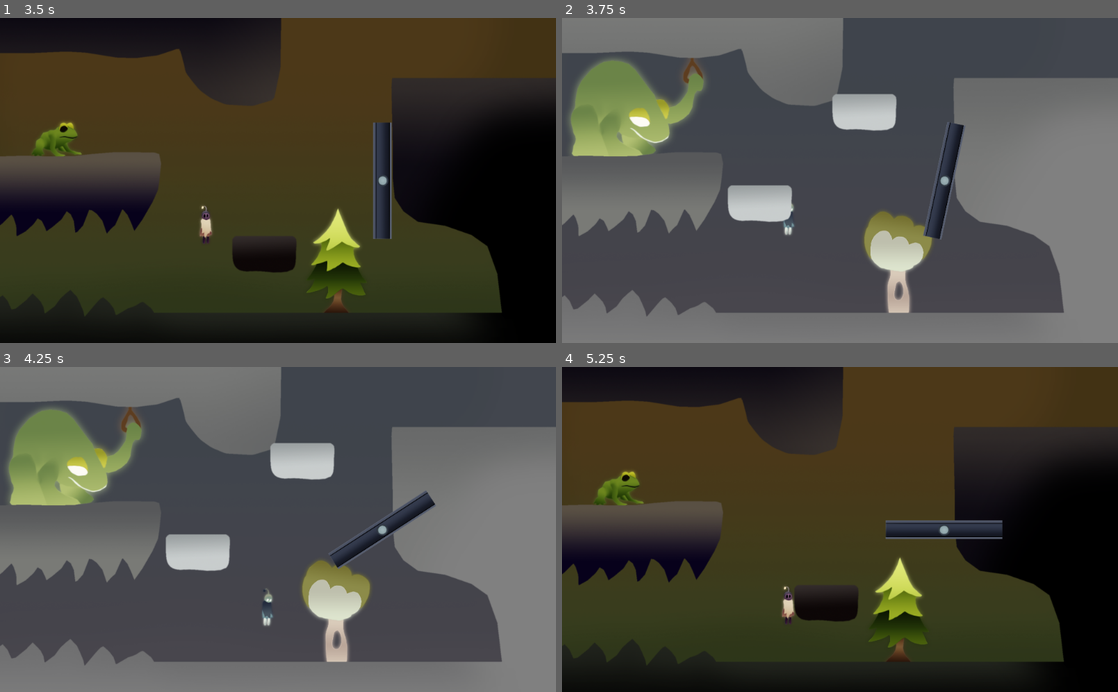
Above: before the commit, frames 1-4 (two rows, left to right).
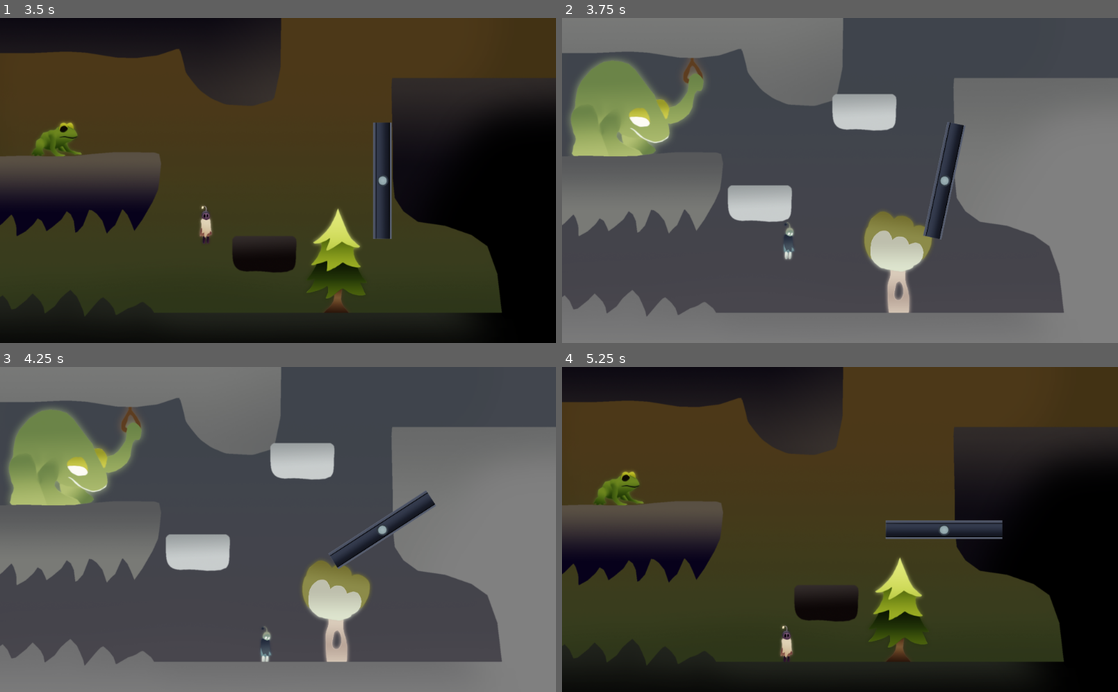
Above: after the commit, the same moments.

Repository: Dimension-Omega/misty-marshes
Game: Godot game, scene res://data/main/Main.tscn
Same seed, same stepped clock (60 frames per second), same inputs: the game is played once before the commit and once after it.
Inputs:
- Up to frame 1 (3.5 s): tap Enter at 0.5 s; hold Space (duality) 0.53-1.28 s; hold Right (right) 0.53-2.03 s; tap Up (jump) at 0.77, 1.52, 3.02 s; tap Space (duality) at 1.35, 3.05 s; hold A (left) 2.03-2.78 s; hold Space (duality) 2.03-2.78 s; tap 1 at 2.1 s; hold Right (right) from 2.78 s (still down); tap 2 at 2.85 s
- Up to frame 2 (3.75 s): keep holding Right (right); hold Space (duality) from 3.53 s (still down); tap I at 3.6 s
- Up to frame 3 (4.25 s): keep holding Right (right); keep holding Space (duality); tap Up (jump) at 3.77 s
- Up to frame 4 (5.25 s): release Right (right) at 4.28 s; release Space (duality) at 4.28 s; hold A (left) 4.28-5.03 s; tap 0 at 4.35 s; tap Up (jump) at 4.52 s; tap Space (duality) at 4.55 s; hold Right (right) from 5.03 s (still down); hold Space (duality) from 5.03 s (still down)

Frame 1 is identical in both runs. In frame 2, 0.1% of the frame differs, in the area x 39-42%, y 57-75%; in frame 3, 0.2%; in frame 4, 0.4%, in the area x 39-42%, y 67-91%.

Commit message:
Collisions coyote

Diff:
--- a/data/elements/player/player.gd
+++ b/data/elements/player/player.gd
@@ -53,17 +53,20 @@
 	var previousSprite = sprite
 	sprite = $PlayerWhite if isWhite else $PlayerBlack
 	sprite.flip_h = previousSprite.flip_h
+	defer_world_collisions(color == 'black', true, false)
 
 func duality(color: String) -> void:
-	var isWhite := color == 'white'
-	defer_world_collisions(not isWhite)
+	#defer_world_collisions(not isWhite)
+	defer_world_collisions(color == 'black', false, true)
 
-func defer_world_collisions(collideWithBlack: bool) -> void:
-	call_deferred('world_collisions', collideWithBlack)
+func defer_world_collisions(collideWithBlack: bool, onlyAdd: bool = false, onlyRemove: bool = false) -> void:
+	call_deferred('world_collisions', collideWithBlack, onlyAdd, onlyRemove)
 
-func world_collisions(collideWithBlack: bool) -> void:
-	collision_mask &= ~(1 << (WHITE_LAYER if collideWithBlack else BLACK_LAYER))
-	collision_mask |= 1 << (BLACK_LAYER if collideWithBlack else WHITE_LAYER)
+func world_collisions(collideWithBlack: bool, onlyAdd: bool = false, onlyRemove: bool = false) -> void:
+	if not onlyAdd:
+		collision_mask &= ~(1 << (WHITE_LAYER if collideWithBlack else BLACK_LAYER))
+	if not onlyRemove:
+		collision_mask |= 1 << (BLACK_LAYER if collideWithBlack else WHITE_LAYER)
 
 # Interactable
 func _on_InteractSensor_body_entered(body: Node):
